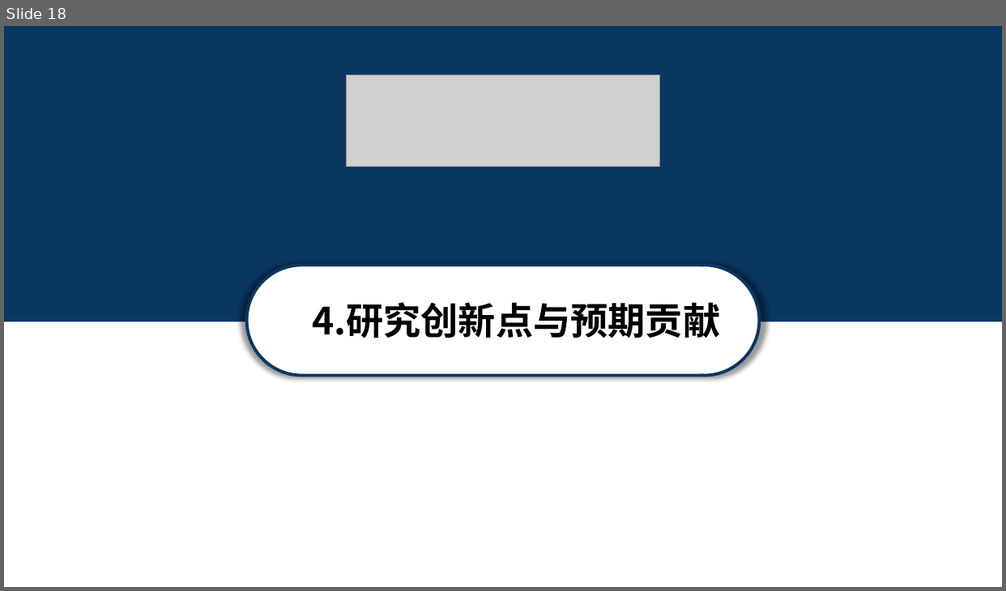
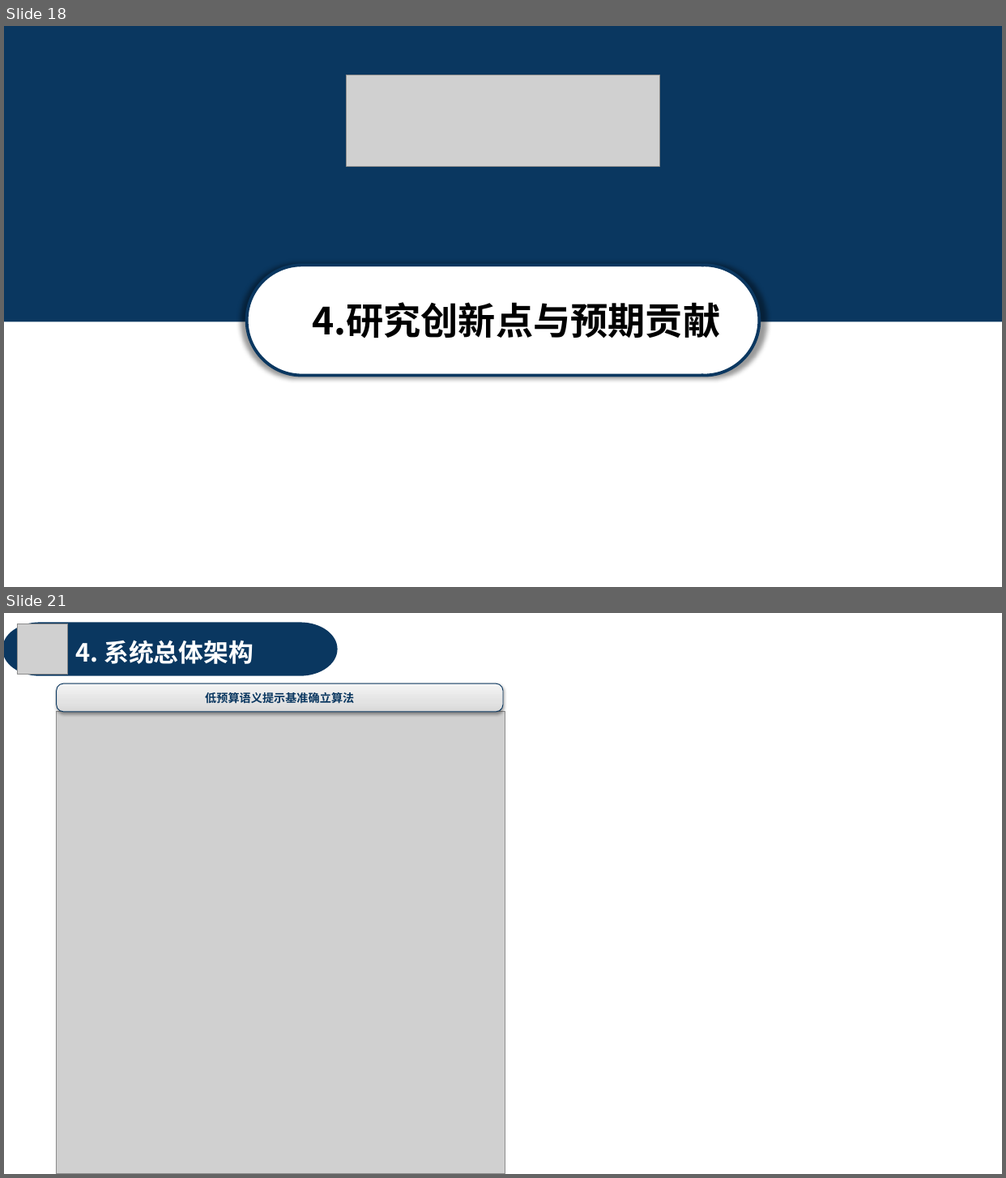
Before and after one commit to xiuli0923/paper, a slide deck: draft_v2.pptx. Shown one above the other, each under a label of ours: slide 18 before the commit, slides 18 and 21 after it; the slides between them are not shown. The pictures are 1006x591 and 1006x1178 pixels, drawn with LibreOffice and Linux fonts; fonts in the diff are those of the drawing; grey boxes stand for pictures; background and template pictures are left out. Boxes give left, top, right and bottom in pixels: in the first picture for what was removed or moved away, otherwise in the second. Text is boxed around its words. In the diff, an @@ line names an element or a change of style, - is before the commit and + after.

```diff
--- a/draft_v2.pptx
+++ b/draft_v2.pptx
@@ slide 21 added at <box>4,613,1002,1174</box>, background picture (left out) @@
@@ freeform shape added at <box>4,624,335,675</box>, fill #0A3760, outline #0A3760 3 pt @@
@@ picture added at <box>18,624,68,675</box> @@
@@ text added at <box>75,640,253,664</box>, 24 pt, text #FFFFFF, bold @@
+4. 系统总体架构
@@ rounded rectangle added at <box>57,683,503,712</box>, fill gradient #D8D8D8 to #E3E3E3 to #F4F4F4, outline #0A3760 0.75 pt, 11 pt, text #0A3760, bold @@
+低预算语义提示基准确立算法
@@ picture added at <box>57,712,505,1174</box> @@
```
Also in this commit, not shown: 20 slides changed, 1 other file.
